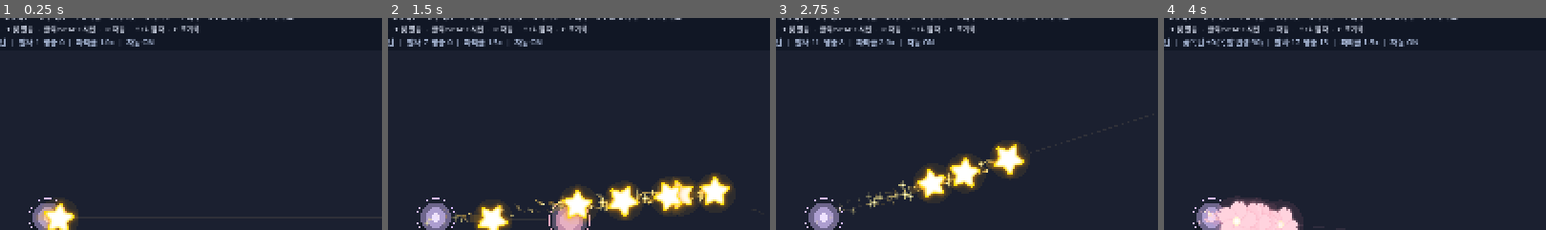
Above: before the commit, frames 1-4 (left to right).
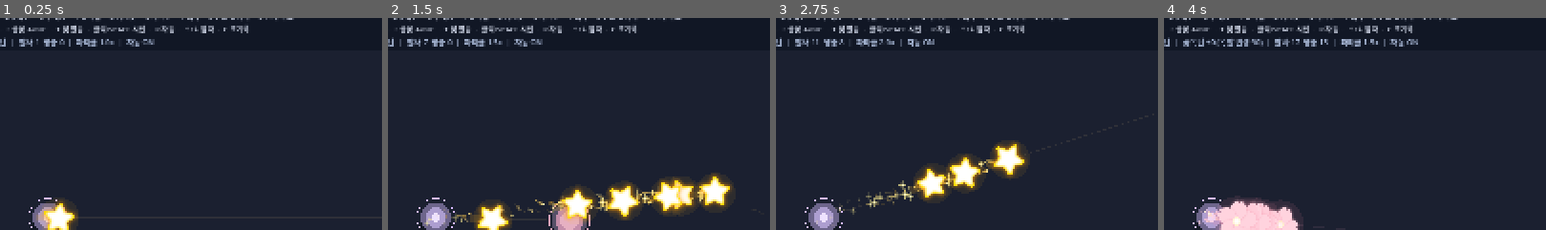
Above: after the commit, the same moments.

Repository: LittleEvasn/Test-Room
Game: Godot game, scene res://scenes/main.tscn
The game is run twice, just before and just after one commit, with the same random seed, the same clock (stepped at 60 frames per second) and the same inputs.
Inputs (mouse positions are % of the whole screen's width and height, from its top left):
- Up to frame 1 (0.25 s): no input
- Up to frame 2 (1.5 s): tap Enter at 0.5 s; move the mouse to (72, 44) at 0.52 s; hold Up 0.53-1.25 s; tap F at 0.6 s; click (72, 44) at 0.67 s; tap Space at 0.77, 0.8, 1.07 s; drag from (30, 54) to (45, 70) at 1.27 s
- Up to frame 3 (2.75 s): move the mouse to (60, 27) at 2.02 s; hold Up from 2.03 s (still down); tap F at 2.1 s; click (60, 27) at 2.17 s; tap Space at 2.3 s
- Up to frame 4 (4 s): release Up at 2.75 s; drag from (45, 70) to (20, 34) at 2.77 s; move the mouse to (80, 65) at 3.52 s; hold Down from 3.53 s (still down); tap 2 at 3.6 s; click (80, 65) at 3.67 s; tap Space at 3.77, 3.8 s
The pictures show only the part of the screen within x 6-56%, y 7-57%; the shares and areas given below are measured in that part.

The runs differ from the first frame. In frame 1, 1.3% of the frame differs, in the area x 2-65%, y 3-8%; in frame 2, 1.3%; in frame 3, 1.3%; in frame 4, 1.3%.
Error after the commit: Parse Error: Cannot infer the type of "center" variable because the value doesn't have a set type. (res://scripts/ember_fire_flipbook_builder.gd:37)

Commit message:
Rebuild ember footprint as masked flame, original generated flipbook and hybrid A/B/C comparison

Diff:
--- /dev/null
+++ b/scripts/ember_fire_flipbook_builder.gd
@@ -0,0 +1,63 @@
+extends RefCounted
+## Procedurally generated ORIGINAL 12-frame (4x3) fire flipbook.
+## Built once in memory; never loads or copies Magicraft textures.
+const FRAME_WIDTH := 80
+const FRAME_HEIGHT := 88
+const COLUMNS := 4
+const FRAMES := 12
+
+static var _cached: ImageTexture
+
+static func get_atlas() -> Texture2D:
+    if _cached != null:
+        return _cached
+    var image := Image.create_empty(FRAME_WIDTH * COLUMNS, FRAME_HEIGHT * 3, false, Image.FORMAT_RGBA8)
+    image.fill(Color.TRANSPARENT)
+    var noise := FastNoiseLite.new()
+    noise.seed = 52731
+    noise.noise_type = FastNoiseLite.TYPE_SIMPLEX_SMOOTH
+    noise.frequency = 0.09
+    noise.fractal_type = FastNoiseLite.FRACTAL_FBM
+    noise.fractal_octaves = 3
+    for frame in range(FRAMES):
+        var frame_phase := TAU * float(frame) / float(FRAMES)
+        for y in range(FRAME_HEIGHT):
+            var v := (float(y) + 0.5) / float(FRAME_HEIGHT)
+            var h := (0.92 - v) / 0.77
+            if h < 0.0 or h > 1.13:
+                continue
+            for x in range(FRAME_WIDTH):
+                var u := (float(x) + 0.5) / float(FRAME_WIDTH)
+                var xx := u - 0.5
+                var jitter := sin(h * 7.1 + frame_phase * 1.5) * 0.016 * h * h
+                var f := -3.0
+                # Three overlapping tongues share the same BASE, so the result
+                # is a connected sheet of fire, not independent round blobs.
+                for lobe in range(3):
+                    var center := [-0.175, -0.02, 0.19][lobe]
+                    var width := [0.19, 0.245, 0.21][lobe]
+                    var height := [0.68, 0.98, 0.78][lobe]
+                    var z := h / height
+                    if z > 1.11:
+                        continue
+                    var sway := sin(frame_phase + z * 3.0 + float(lobe) * 2.1) * 0.053 * z * z
+                    var half_width := width * pow(maxf(0.0, 1.0 - z), 0.68) + 0.003
+                    f = maxf(f, (half_width - absf(xx - center - jitter - sway)) / width)
+                var motion_x := sin(frame_phase) * 5.0
+                var motion_y := cos(frame_phase) * 5.0
+                var n := noise.get_noise_2d(float(x) * 0.82 + motion_x, float(y) * 0.86 + motion_y)
+                var fine := noise.get_noise_2d(float(x) * 2.2 - motion_y * 0.7, float(y) * 2.0 + motion_x)
+                f += (n * 0.105 + fine * 0.055) * clampf(h * 1.35, 0.18, 1.0)
+                var alpha := smoothstep(-0.12, 0.12, f)
+                if alpha < 0.004:
+                    continue
+                var gold := smoothstep(0.04, 0.34, f)
+                var hot := smoothstep(0.27, 0.66, f) * smoothstep(0.20, 0.80, v)
+                var color := Color(1.0, 0.39, 0.045).lerp(Color(1.0, 0.86, 0.27), gold)
+                color = color.lerp(Color(1.0, 0.98, 0.78), hot * 0.88)
+                color.a = alpha
+                var dst_x := (frame % COLUMNS) * FRAME_WIDTH + x
+                var dst_y := (frame / COLUMNS) * FRAME_HEIGHT + y
+                image.set_pixel(dst_x, dst_y, color)
+    _cached = ImageTexture.create_from_image(image)
+    return _cached
--- a/scripts/ember_footprint_fire.gd
+++ b/scripts/ember_footprint_fire.gd
@@ -1,243 +1,180 @@
 extends Node2D
-## 잔불 발자국 v3: masked GPU flame, brighter yellow-white heart, soft ground heat.
-## No authored PNG, no combat logic, no hitboxes and no borrowed Magicraft assets.
+## v4: A connected flow-mask, B original generated flipbook, C hybrid.
+## No copied artwork; light smoke/sparks are accents, NEVER the fire body.
+const GROUND_SHADER = preload("res://shaders/ember_footprint.gdshader")
+const MASK_SHADER = preload("res://shaders/ember_fire_mask.gdshader")
+const FLIP_SHADER = preload("res://shaders/ember_fire_flipbook.gdshader")
+const ATLAS_BUILDER = preload("res://scripts/ember_fire_flipbook_builder.gd")
+const BASE_LIFETIME := 2.2
 
-const GROUND_SHADER = preload("res://shaders/ember_footprint.gdshader")
-const FLAME_SHADER = preload("res://shaders/ember_flame_particle.gdshader")
-const BASE_LIFETIME := 2.2 # Main game's +1 preview. Other ranks are set by the trail.
-
-static var _flame_quad: GradientTexture2D # Always has a transparent radial alpha mask.
-static var _smoke_quad: GradientTexture2D
-static var _spark_quad: GradientTexture2D
-static var _flame_scale: CurveTexture
-static var _smoke_scale: CurveTexture
-static var _spark_scale: CurveTexture
+static var _noise_texture: NoiseTexture2D
+static var _spark_texture: GradientTexture2D
+static var _smoke_texture: GradientTexture2D
+static var _spark_ramp: GradientTexture1D
 static var _smoke_ramp: GradientTexture1D
-static var _spark_ramp: GradientTexture1D
 
 var size_factor: float = 1.0
 var particle_density: float = 1.0
 var lifetime: float = BASE_LIFETIME
 var age: float = 0.0
-var ground_material: ShaderMaterial
+var style: int = 2 # 0=flow mask, 1=flipbook, 2=hybrid
+var phase: float = 0.0
+var materials: Array[ShaderMaterial] = []
 var emitters: Array[GPUParticles2D] = []
 var rng := RandomNumberGenerator.new()
 
-func configure(preview_scale: float, density: float, duration: float = BASE_LIFETIME) -> void:
+func configure(preview_scale: float, density: float, duration: float = BASE_LIFETIME,
+        preview_style: int = 2) -> void:
     size_factor = clampf(preview_scale, 0.65, 1.55)
     particle_density = clampf(density, 0.0, 3.0)
     lifetime = maxf(duration, 1.2)
+    style = clampi(preview_style, 0, 2)
 
 func _ready() -> void:
     rng.randomize()
-    _ensure_shared_resources()
+    phase = rng.randf_range(0.0, 30.0)
+    _ensure_assets()
     scale = Vector2.ONE * size_factor
     add_to_group("vfx_ember_patch")
-    _make_ground_heat()
-    _make_fire(0) # orange/yellow outer envelope
-    _make_fire(1) # golden core
-    _make_fire(2) # small white-hot flickering center
+    _make_ground()
+    if style == 0 or style == 2:
+        _make_mask()
+    if style == 1 or style == 2:
+        _make_flipbook()
     if particle_density > 0.0:
-        _make_smoke()
-        _make_embers()
+        _make_accents()
 
-static func _flame_mask(size_px: int) -> GradientTexture2D:
-    # Never render an opaque rectangular quad. The alpha gradient is a
-    # failsafe even if a display shader is disabled or fails to compile.
+static func _soft_dot(size_px: int) -> GradientTexture2D:
     var gradient := Gradient.new()
-    gradient.set_color(0, Color.WHITE)
-    gradient.set_color(1, Color(1.0, 1.0, 1.0, 0.0))
-    gradient.add_point(0.48, Color(1.0, 1.0, 1.0, 0.98))
-    gradient.add_point(0.74, Color(1.0, 1.0, 1.0, 0.66))
-    gradient.add_point(0.91, Color(1.0, 1.0, 1.0, 0.14))
-    var tex := GradientTexture2D.new()
-    tex.width = size_px
-    tex.height = size_px
-    tex.fill = GradientTexture2D.FILL_RADIAL
-    tex.fill_from = Vector2(0.5, 0.5)
-    tex.fill_to = Vector2(0.5, 0.0)
-    tex.gradient = gradient
-    return tex
+    gradient.set_color(0, Color(1, 1, 1, 0.8))
+    gradient.set_color(1, Color(1, 1, 1, 0))
+    gradient.add_point(0.36, Color(1, 1, 1, 0.33))
+    var texture := GradientTexture2D.new()
+    texture.width = size_px
+    texture.height = size_px
+    texture.fill = GradientTexture2D.FILL_RADIAL
+    texture.fill_from = Vector2(0.5, 0.5)
+    texture.fill_to = Vector2(0.5, 0.0)
+    texture.gradient = gradient
+    return texture
 
-static func _soft_quad(size_px: int) -> GradientTexture2D:
-    var gradient := Gradient.new()
-    gradient.set_color(0, Color(1.0, 1.0, 1.0, 0.85))
-    gradient.set_color(1, Color(1.0, 1.0, 1.0, 0.0))
-    gradient.add_point(0.35, Color(1.0, 1.0, 1.0, 0.45))
-    var tex := GradientTexture2D.new()
-    tex.width = size_px
-    tex.height = size_px
-    tex.fill = GradientTexture2D.FILL_RADIAL
-    tex.fill_from = Vector2(0.5, 0.5)
-    tex.fill_to = Vector2(0.5, 0.0)
-    tex.gradient = gradient
-    return tex
+static func _make_ramp(colors: Array[Color]) -> GradientTexture1D:
+    var grad := Gradient.new()
+    grad.set_color(0, colors[0])
+    grad.set_color(1, colors[2])
+    grad.add_point(0.42, colors[1])
+    var texture := GradientTexture1D.new()
+    texture.gradient = grad
+    return texture
 
-static func _scale_texture(points: Array[Vector2]) -> CurveTexture:
-    var curve := Curve.new()
-    for point in points:
-        curve.add_point(point)
-    var tex := CurveTexture.new()
-    tex.curve = curve
-    return tex
-
-static func _color_ramp(stops: Array[Dictionary]) -> GradientTexture1D:
-    var gradient := Gradient.new()
-    gradient.set_color(0, stops[0]["color"])
-    gradient.set_color(1, stops[stops.size() - 1]["color"])
-    for i in range(1, stops.size() - 1):
-        gradient.add_point(float(stops[i]["time"]), stops[i]["color"])
-    var tex := GradientTexture1D.new()
-    tex.gradient = gradient
-    return tex
-
-static func _ensure_shared_resources() -> void:
-    if _flame_quad != null:
+static func _ensure_assets() -> void:
+    if _noise_texture != null:
         return
-    _flame_quad = _flame_mask(64)
-    _smoke_quad = _soft_quad(46)
-    _spark_quad = _soft_quad(12)
-    _flame_scale = _scale_texture([
-        Vector2(0.0, 0.20), Vector2(0.16, 0.89),
-        Vector2(0.39, 1.0), Vector2(0.72, 0.78), Vector2(1.0, 0.03)
+    var noise := FastNoiseLite.new()
+    noise.seed = 52731
+    noise.noise_type = FastNoiseLite.TYPE_SIMPLEX_SMOOTH
+    noise.fractal_type = FastNoiseLite.FRACTAL_FBM
+    noise.fractal_octaves = 3
+    noise.frequency = 0.042
+    _noise_texture = NoiseTexture2D.new()
+    _noise_texture.width = 192
+    _noise_texture.height = 192
+    _noise_texture.seamless = true
+    _noise_texture.noise = noise
+    _spark_texture = _soft_dot(12)
+    _smoke_texture = _soft_dot(40)
+    _spark_ramp = _make_ramp([
+        Color(1.0, 0.89, 0.37, 0.0),
+        Color(1.0, 0.71, 0.18, 0.75),
+        Color(0.95, 0.39, 0.05, 0.0)
     ])
-    _smoke_scale = _scale_texture([
-        Vector2(0.0, 0.30), Vector2(0.22, 0.72),
-        Vector2(0.72, 1.0), Vector2(1.0, 0.25)
-    ])
-    _spark_scale = _scale_texture([
-        Vector2(0.0, 0.40), Vector2(0.22, 0.85),
-        Vector2(0.70, 0.65), Vector2(1.0, 0.05)
-    ])
-    _smoke_ramp = _color_ramp([
-        {"time": 0.0, "color": Color(0.38, 0.31, 0.33, 0.0)},
-        {"time": 0.24, "color": Color(0.48, 0.36, 0.34, 0.11)},
-        {"time": 0.70, "color": Color(0.38, 0.35, 0.37, 0.07)},
-        {"time": 1.0, "color": Color(0.38, 0.35, 0.37, 0.0)}
-    ])
-    _spark_ramp = _color_ramp([
-        {"time": 0.0, "color": Color(1.0, 0.88, 0.43, 0.0)},
-        {"time": 0.15, "color": Color(1.0, 0.82, 0.32, 0.90)},
-        {"time": 0.55, "color": Color(1.0, 0.48, 0.075, 0.60)},
-        {"time": 1.0, "color": Color(0.73, 0.17, 0.027, 0.0)}
+    _smoke_ramp = _make_ramp([
+        Color(0.42, 0.37, 0.35, 0.0),
+        Color(0.42, 0.36, 0.32, 0.10),
+        Color(0.37, 0.36, 0.37, 0.0)
     ])
 
-func _make_ground_heat() -> void:
-    ground_material = ShaderMaterial.new()
-    ground_material.shader = GROUND_SHADER
-    ground_material.set_shader_parameter("life", 0.0)
-    ground_material.set_shader_parameter("variation", rng.randf_range(0.0, 60.0))
+func _quad(rect_position: Vector2, rect_size: Vector2, shader: Shader) -> ShaderMaterial:
+    var mat := ShaderMaterial.new()
+    mat.shader = shader
+    mat.set_shader_parameter("phase", phase)
+    mat.set_shader_parameter("life", 0.0)
+    var quad := ColorRect.new()
+    quad.color = Color.WHITE
+    quad.position = rect_position
+    quad.size = rect_size
+    quad.mouse_filter = Control.MOUSE_FILTER_IGNORE
+    quad.material = mat
+    add_child(quad)
+    materials.append(mat)
+    return mat
+
+func _make_ground() -> void:
+    var mat := ShaderMaterial.new()
+    mat.shader = GROUND_SHADER
+    mat.set_shader_parameter("life", 0.0)
+    mat.set_shader_parameter("variation", phase)
     var heat := ColorRect.new()
     heat.color = Color.WHITE
-    heat.position = Vector2(-47.0, -20.0)
-    heat.size = Vector2(94.0, 37.0)
+    heat.position = Vector2(-45.0, -18.0)
+    heat.size = Vector2(90.0, 35.0)
     heat.mouse_filter = Control.MOUSE_FILTER_IGNORE
-    heat.material = ground_material
+    heat.material = mat
     add_child(heat)
+    materials.append(mat)
 
-func _new_emitter(texture: Texture2D, count: int, particle_life: float,
-        emission_extent: Vector3, upwards_min: float, upwards_max: float,
-        spread_degrees: float, scale_low: float, scale_high: float,
-        scale_texture: Texture2D) -> GPUParticles2D:
+func _make_mask() -> void:
+    var mat := _quad(Vector2(-49.0, -83.0), Vector2(98.0, 88.0), MASK_SHADER)
+    mat.set_shader_parameter("noise_tex", _noise_texture)
+    mat.set_shader_parameter("brightness", 1.0 if style == 0 else 0.94)
+
+func _make_flipbook() -> void:
+    var mat := _quad(Vector2(-49.0, -83.0), Vector2(98.0, 88.0), FLIP_SHADER)
+    mat.set_shader_parameter("fire_atlas", ATLAS_BUILDER.get_atlas())
+    mat.set_shader_parameter("strength", 1.0 if style == 1 else 0.48)
+
+func _accent(texture: Texture2D, amount: int, duration: float,
+        speed: float, spread: float, color_ramp: GradientTexture1D,
+        offset: Vector2, box_half: Vector3) -> void:
     var p := GPUParticles2D.new()
-    p.amount = maxi(count, 1)
-    p.lifetime = particle_life
-    p.randomness = 0.42
-    p.explosiveness = 0.0
+    p.amount = maxi(1, amount)
+    p.lifetime = duration
     p.one_shot = false
     p.local_coords = false
     p.texture = texture
-    p.visibility_rect = Rect2(-120.0, -115.0, 240.0, 180.0)
-    var movement := ParticleProcessMaterial.new()
-    movement.emission_shape = ParticleProcessMaterial.EMISSION_SHAPE_BOX
-    movement.emission_box_extents = emission_extent
-    movement.direction = Vector3(0.0, -1.0, 0.0)
-    movement.spread = spread_degrees
-    movement.gravity = Vector3(0.0, -2.0, 0.0)
-    movement.initial_velocity_min = upwards_min
-    movement.initial_velocity_max = upwards_max
-    movement.scale_min = scale_low
-    movement.scale_max = scale_high
-    movement.scale_curve = scale_texture
-    p.process_material = movement
-    p.emitting = true
-    return p
-
-func _make_fire(layer: int) -> void:
-    # Three independently emitted layers: warm outside, golden inside,
-    # and a small, genuinely luminous cream/yellow center.
-    var particle_count := 12
-    var particle_life := 0.58
-    var emission_width := 21.0
-    var min_speed := 10.0
-    var max_speed := 27.0
-    var spread_angle := 39.0
-    var size_min := 0.44
-    var size_max := 0.71
-    if layer == 1:
-        particle_count = 9
-        particle_life = 0.43
-        emission_width = 13.0
-        min_speed = 7.0
-        max_speed = 19.0
-        spread_angle = 30.0
-        size_min = 0.36
-        size_max = 0.59
-    elif layer == 2:
-        particle_count = 6
-        particle_life = 0.31
-        emission_width = 9.0
-        min_speed = 4.0
-        max_speed = 14.0
-        spread_angle = 24.0
-        size_min = 0.30
-        size_max = 0.47
-
-    var count := maxi(3, roundi(float(particle_count) * (0.45 + particle_density * 0.55)))
-    var p := _new_emitter(_flame_quad, count, particle_life,
-        Vector3(emission_width, 2.5, 0.0),
-        min_speed, max_speed, spread_angle,
-        size_min, size_max, _flame_scale)
-    p.position = Vector2(0.0, -4.0)
-    var mat := ShaderMaterial.new()
-    mat.shader = FLAME_SHADER
-    mat.set_shader_parameter("variation", rng.randf_range(0.0, 80.0))
-    mat.set_shader_parameter("heat_level", float(layer))
-    p.material = mat
+    p.position = offset
+    p.visibility_rect = Rect2(-110.0, -110.0, 220.0, 180.0)
+    var move := ParticleProcessMaterial.new()
+    move.emission_shape = ParticleProcessMaterial.EMISSION_SHAPE_BOX
+    move.emission_box_extents = box_half
+    move.direction = Vector3(0.0, -1.0, 0.0)
+    move.spread = spread
+    move.gravity = Vector3(0.0, -1.5, 0.0)
+    move.initial_velocity_min = speed * 0.6
+    move.initial_velocity_max = speed
+    move.scale_min = 0.22
+    move.scale_max = 0.54
+    move.color_ramp = color_ramp
+    p.process_material = move
     add_child(p)
     emitters.append(p)
 
-func _make_smoke() -> void:
-    var count := clampi(roundi(2.5 * particle_density), 1, 7)
-    var p := _new_emitter(_smoke_quad, count, 0.98, Vector3(15.0, 2.0, 0.0),
-        7.0, 16.0, 48.0, 0.37, 0.70, _smoke_scale)
-    p.position = Vector2(0.0, -16.0)
-    var move := p.process_material as ParticleProcessMaterial
-    move.color_ramp = _smoke_ramp
-    # Very restrained smoke is behind flame body. No gray wall.
-    move.gravity = Vector3(0.0, -3.0, 0.0)
-    add_child(p)
-    move_child(p, 1)
-    emitters.append(p)
-
-func _make_embers() -> void:
-    var count := clampi(roundi(2.0 * particle_density), 1, 6)
-    var p := _new_emitter(_spark_quad, count, 0.60, Vector3(17.0, 2.0, 0.0),
-        17.0, 37.0, 56.0, 0.29, 0.56, _spark_scale)
-    p.position = Vector2(0.0, -9.0)
-    var move := p.process_material as ParticleProcessMaterial
-    move.color_ramp = _spark_ramp
-    move.gravity = Vector3(0.0, -3.0, 0.0)
-    add_child(p)
-    emitters.append(p)
+func _make_accents() -> void:
+    # Deliberately sparse. A puff or spark must not resemble the fire body.
+    _accent(_smoke_texture, mini(3, maxi(1, roundi(1.2 * particle_density))),
+        0.85, 17.0, 42.0, _smoke_ramp,
+        Vector2(1, -22), Vector3(13, 2, 0))
+    _accent(_spark_texture, mini(5, maxi(1, roundi(2.0 * particle_density))),
+        0.55, 30.0, 40.0, _spark_ramp,
+        Vector2(0, -11), Vector3(17, 2, 0))
 
 func _process(delta: float) -> void:
     age += delta
-    var progress := clampf(age / lifetime, 0.0, 1.0)
-    ground_material.set_shader_parameter("life", progress)
-    for particle in emitters:
-        # No abrupt clipping: stop each source one particle-lifetime before disposal.
-        if particle.emitting and age >= lifetime - particle.lifetime:
-            particle.emitting = false
+    var fraction := clampf(age / lifetime, 0.0, 1.0)
+    for mat in materials:
+        mat.set_shader_parameter("life", fraction)
+    for p in emitters:
+        if p.emitting and age >= lifetime - p.lifetime:
+            p.emitting = false
     if age >= lifetime:
         queue_free()
--- a/scripts/ember_footprint_trail.gd
+++ b/scripts/ember_footprint_trail.gd
@@ -15,17 +15,19 @@
 var to_point: Vector2
 var density: float = 1.0
 var preview_rank: int = 1
+var preview_style: int = 2
 var elapsed: float = 0.0
 var next_step: int = 0
 var track_length: float = 300.0
 var direction: Vector2 = Vector2.RIGHT
 var rng := RandomNumberGenerator.new()
 
-func configure(start: Vector2, target: Vector2, particle_scale: float, rank: int) -> void:
+func configure(start: Vector2, target: Vector2, particle_scale: float, rank: int, fire_style: int = 2) -> void:
     from_point = start
     to_point = target
     density = clampf(particle_scale, 0.0, 3.0)
     preview_rank = clampi(rank, 0, 3)
+    preview_style = clampi(fire_style, 0, 2)
     var delta := to_point - from_point
     direction = delta.normalized() if delta.length_squared() > 0.01 else Vector2.RIGHT
     track_length = clampf(delta.length() * 0.57, 120.0, 330.0)
@@ -52,6 +54,6 @@
     patch.position = spawn_point
     var scale_for_radius := float(RADII[preview_rank]) / float(RADII[1])
     patch.configure(scale_for_radius * rng.randf_range(0.94, 1.06),
-        density, float(LIFETIMES[preview_rank]))
+        density, float(LIFETIMES[preview_rank]), preview_style)
     add_child(patch)
     step_ignited.emit(spawn_point)
--- a/scripts/main.gd
+++ b/scripts/main.gd
@@ -44,6 +44,7 @@
 var lightning_arc_rank := 0
 var lightning_arc_finished := 0
 var ember_rank := 1
+var ember_style := 2 # 0=A flow mask / 1=B generated flipbook / 2=C hybrid
 var ember_steps := 0
 var ember_finished := 0
 
@@ -96,7 +97,7 @@
 		]
 	elif selected_spell == 7:
 		status_label.text = "선택 %s +%d (반경 %.0f / 유지 %.1fs)  |  경로 %d  생성 %d  활성 %d  종료 %d  |  입자 %.1fx  자동 %s" % [
-			spell_name, ember_rank, float(EMBER_TRAIL_SCRIPT.RADII[ember_rank]), float(EMBER_TRAIL_SCRIPT.LIFETIMES[ember_rank]),
+			spell_name + " / " + ["A:마스크", "B:플립북", "C:혼합"][ember_style], ember_rank, float(EMBER_TRAIL_SCRIPT.RADII[ember_rank]), float(EMBER_TRAIL_SCRIPT.LIFETIMES[ember_rank]),
 			fired_count, ember_steps, get_tree().get_nodes_in_group("vfx_ember_patch").size(), ember_finished,
 			particle_multiplier, "ON" if autofire else "OFF"
 		]
@@ -183,7 +184,7 @@
 		if get_tree().get_nodes_in_group("vfx_ember_trail").size() >= 3:
 			return
 		var trail = EMBER_TRAIL_SCRIPT.new()
-		trail.configure(START_POINT, target_point, particle_multiplier, ember_rank)
+		trail.configure(START_POINT, target_point, particle_multiplier, ember_rank, ember_style)
 		add_child(trail)
 		trail.add_to_group("vfx_ember_trail")
 		trail.step_ignited.connect(_on_ember_step)
@@ -366,6 +367,9 @@
 					ember_rank = mini(3, ember_rank + 1)
 				elif selected_spell == 8:
 					lightning_arc_rank = mini(3, lightning_arc_rank + 1)
+			KEY_F:
+				if selected_spell == 7:
+					ember_style = (ember_style + 1) % 3
 			KEY_SPACE:
 				shoot(true)
 			KEY_T:
@@ -449,7 +453,7 @@
 	_update_title()
 
 	info_label = Label.new()
-	info_label.text = "1 별빛탄  ·  2 꽃폭탄  ·  3 부메랑  ·  4 블랙홀  ·  5 가시꽃  ·  6 서리검  ·  7 벼락  ·  8 잔불 발자국  ·  9 번개 아크\nQ/E 단계  ·  T 덫 발동  ·  클릭/SPACE 시전  ·  R 자동  ·  ↑/↓ 입자  ·  C 초기화"
+	info_label.text = "1 별빛탄  ·  2 꽃폭탄  ·  3 부메랑  ·  4 블랙홀  ·  5 가시꽃  ·  6 서리검  ·  7 벼락  ·  8 잔불 발자국  ·  9 번개 아크\nQ/E 단계  ·  F 불꽃 A/B/C  ·  T 덫 발동  ·  클릭/SPACE 시전  ·  R 자동  ·  ↑/↓ 입자  ·  C 초기화"
 	info_label.position = Vector2(36, 57)
 	info_label.add_theme_font_size_override("font_size", 15)
 	info_label.add_theme_color_override("font_color", Color("c9d0e0"))
--- /dev/null
+++ b/shaders/ember_fire_flipbook.gdshader
@@ -0,0 +1,23 @@
+shader_type canvas_item;
+render_mode blend_mix, unshaded;
+
+// B: independently generated, genuine 12-frame 4x3 fire flipbook.
+// C: the same authored-by-code animation used as a softer accent layer.
+uniform sampler2D fire_atlas : source_color, filter_linear, repeat_disable;
+uniform float phase = 0.0;
+uniform float life : hint_range(0.0, 1.0) = 0.0;
+uniform float strength : hint_range(0.0, 1.0) = 1.0;
+
+void fragment() {
+    float frame = mod(floor(TIME * 12.0 + phase * 2.1), 12.0);
+    vec2 local_uv = clamp(UV, vec2(0.004), vec2(0.996));
+    float bend = pow(1.0 - UV.y, 1.9);
+    local_uv.x = clamp(local_uv.x + sin(TIME * 3.5 + phase + UV.y * 4.0)
+        * 0.013 * bend, 0.004, 0.996);
+    vec2 atlas_uv = (local_uv + vec2(mod(frame, 4.0),
+        floor(frame / 4.0))) / vec2(4.0, 3.0);
+    vec4 fire = texture(fire_atlas, atlas_uv);
+    float appear = smoothstep(0.0, 0.07, life);
+    float vanish = 1.0 - smoothstep(0.79, 1.0, life);
+    COLOR = vec4(fire.rgb, fire.a * strength * appear * vanish);
+}
--- /dev/null
+++ b/shaders/ember_fire_mask.gdshader
@@ -0,0 +1,60 @@
+shader_type canvas_item;
+render_mode blend_mix, unshaded;
+
+// A: one connected flame body driven by upward-flowing seamless noise.
+// No round particle shapes. Bottom remains anchored; tips flow and erode.
+// Procedural texture is generated once by ember_footprint_fire.gd.
+uniform sampler2D noise_tex : repeat_enable, filter_linear;
+uniform float phase = 0.0;
+uniform float life : hint_range(0.0, 1.0) = 0.0;
+uniform float brightness : hint_range(0.5, 1.5) = 1.0;
+
+float sample_noise(vec2 uv) {
+    return texture(noise_tex, uv).r;
+}
+float tongue(float x, float h, float center, float width, float height, float t, float sway_id) {
+    float z = h / height;
+    float bend = (sin(t * 2.7 + sway_id + z * 3.4) * 0.048
+        + sin(t * 1.6 + sway_id * 2.1 + z * 6.3) * 0.015) * z * z;
+    float w = width * pow(clamp(1.0 - z, 0.0, 1.0), 0.69);
+    return (w - abs(x - center - bend)) / width;
+}
+void fragment() {
+    vec2 uv = UV;
+    float h = (0.92 - uv.y) / 0.77;
+    if (h < -0.02 || h > 1.18) {
+        COLOR = vec4(0.0);
+    } else {
+        float t = TIME + phase;
+        float topness = clamp(h, 0.0, 1.0);
+        // Two noise scales move upwards at DIFFERENT speeds, not sideways.
+        float coarse = sample_noise(vec2(uv.x * 0.84 + phase * 0.043,
+            h * 0.75 - t * 0.18));
+        float detail = sample_noise(vec2(uv.x * 2.6 + phase * 0.067 + 0.31,
+            h * 1.85 - t * 0.36));
+        float x = uv.x - 0.5;
+        x -= (coarse - 0.5) * 0.10 * pow(topness, 1.35);
+        float body = max(tongue(x, h, -0.17, 0.19, 0.69, t, 1.3),
+            max(tongue(x, h, -0.01, 0.245, 0.99, t, 2.6),
+                tongue(x, h, 0.18, 0.21, 0.81, t, 4.3)));
+
+        // Keep a stable, connected ignition root. More breakup near tips.
+        float flutter = ((coarse - 0.5) * 0.20 + (detail - 0.5) * 0.12)
+            * mix(0.10, 1.0, smoothstep(0.17, 0.84, topness));
+        float field = body + flutter;
+        float outer = smoothstep(-0.12, 0.12, field);
+        float gold = smoothstep(0.02, 0.32, field);
+        float core = smoothstep(0.28, 0.67, field);
+        float hot = smoothstep(0.56, 0.92, field)
+            * smoothstep(0.22, 0.78, uv.y);
+        float rise = smoothstep(-0.08, 0.04, h)
+            * (1.0 - smoothstep(1.01, 1.16, h));
+
+        vec3 rgb = mix(vec3(1.0, 0.34, 0.045), vec3(1.0, 0.71, 0.16), gold);
+        rgb = mix(rgb, vec3(1.0, 0.89, 0.34), core * 0.90);
+        rgb = mix(rgb, vec3(1.0, 0.99, 0.84), hot * 0.92);
+        float appear = smoothstep(0.0, 0.075, life);
+        float vanish = 1.0 - smoothstep(0.82, 1.0, life);
+        COLOR = vec4(min(rgb * brightness, vec3(1.0)), outer * rise * appear * vanish);
+    }
+}
Not shown, changed: README.md
